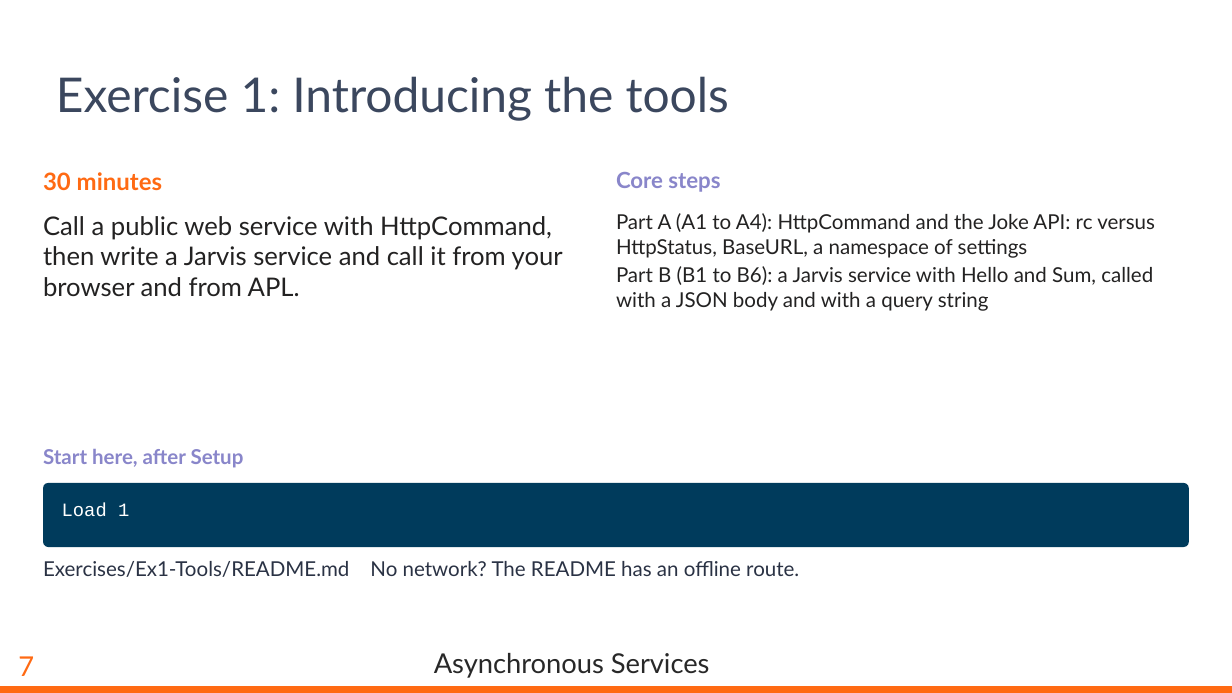
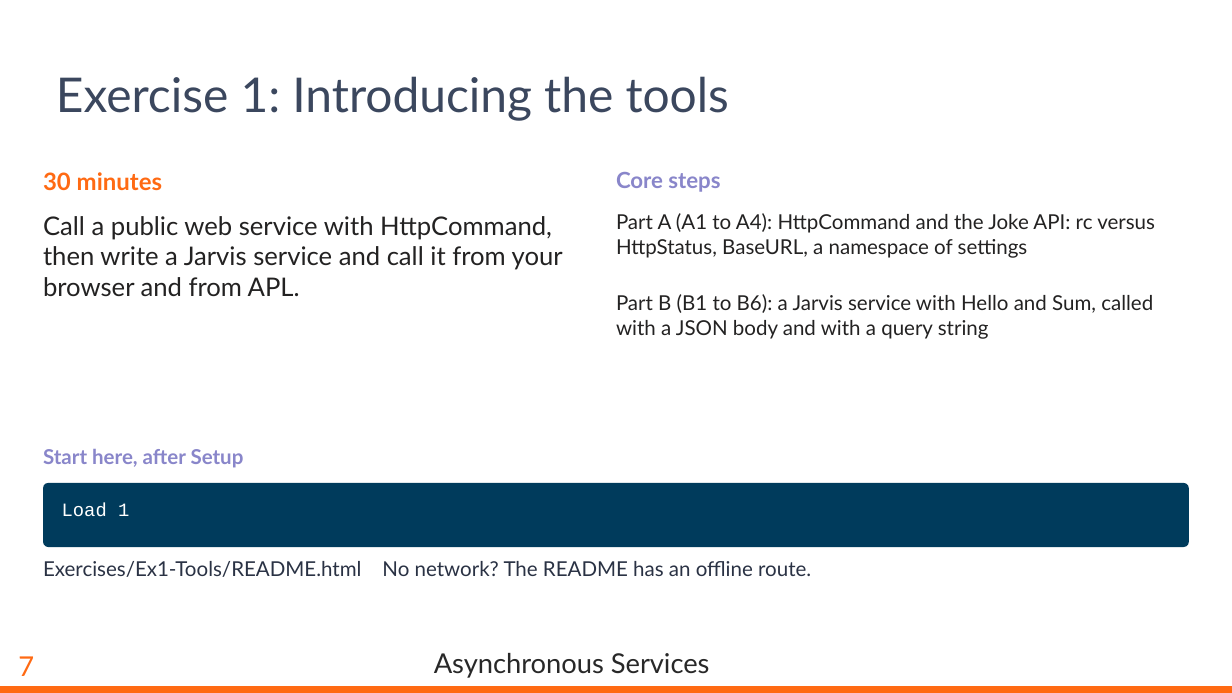
Before and after one commit to dyalog-training/2026-MP2, a slide deck: slide 8 of Presentation/AsynchronousServices.pptx. Drawn at 1232x693 pixels with LibreOffice and Linux fonts; fonts in the diff are those of the drawing; background and template pictures are left out. Boxes give left, top, right and bottom in pixels: in the first picture for what was removed or moved away, otherwise in the second. Text is boxed around its words. In the diff, an @@ line names an element or a change of style, - is before the commit and + after.

Commit message:
Minor README tweaks

```diff
--- a/Presentation/AsynchronousServices.pptx
+++ b/Presentation/AsynchronousServices.pptx
@@ text "Part A (A1 to A4): ..." rewrapped from (616, 213, 1155, 311) to (616, 213, 1155, 339) @@
@@ text at (43, 561, 811, 577): text changed @@
-Exercises/Ex1-Tools/README.md No network? The README has an offline route.
+Exercises/Ex1-Tools/README.html No network? The README has an offline route.
```
Also in this commit, not shown: 16 other slides changed, 3 slides added, 8 other files.
